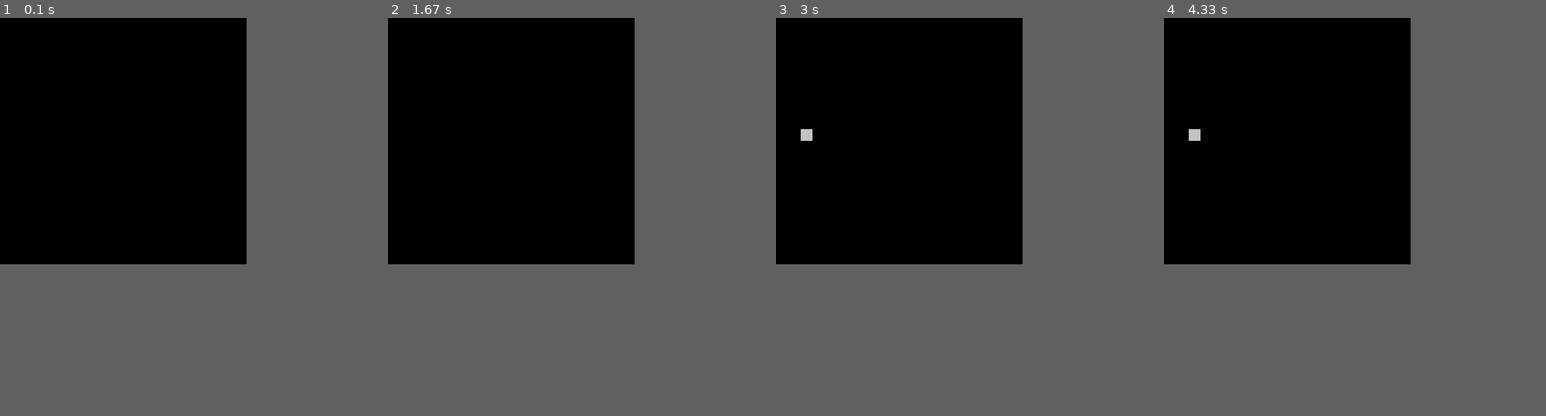
Above: before the commit, frames 1-4 (left to right).
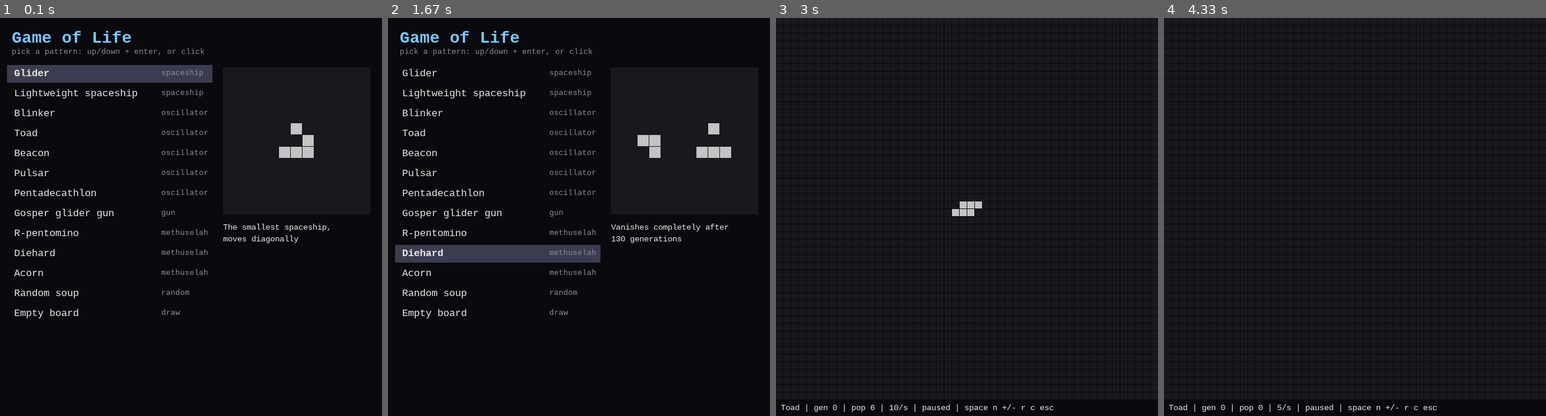
Above: after the commit, the same moments.

Repository: torresnelson/pygame
Game: pygame game, started from src/game_of_life/game_of_life.py
Two runs of this game, one before a commit and one after it. Both use one fixed random seed, a clock stepped at 60 frames per second and the inputs below.
Inputs (mouse positions are in pixels of both pictures, inside the frame that each line leads up to):
- Up to frame 1 (0.1 s): no input
- Up to frame 2 (1.67 s): tap Enter at 0.33 s; hold Space 0.67-1.13 s; move the mouse to (475, 228) at 0.7 s; tap J at 0.73, 1.03, 1.57 s; tap K at 0.82 s; tap + at 1.17 s; hold Esc from 1.5 s (still down); move the mouse to (552, 232) at 1.53 s
- Up to frame 3 (3 s): tap J at 1.87, 2.4, 2.7 s; release Esc at 1.97 s; press the mouse at (1089, 81) at 2.03 s; move the mouse to (1009, 181) at 2.13 s; release the mouse at (932, 280) at 2.27 s; hold Up 2.33-2.8 s; move the mouse to (913, 69) at 2.37 s; click (802, 133) at 2.88 s, where only the run after the commit has a clickable "Toad"
- Up to frame 4 (4.33 s): press the mouse at (1477, 81) at 3.2 s; move the mouse to (1488, 105) at 3.3 s; release the mouse at (1496, 129) at 3.43 s; hold N 3.5-3.8 s; tap J at 3.57, 3.9 s; hold - 3.83-4.13 s; tap C at 4.17 s
In our replay, the window is 419x419 before the commit and 649x677 after it. These sizes can differ from the game's own. Grey fills any space a smaller window leaves; there, only what the larger window draws over its background counts as a difference.

The runs differ from the first frame. In frame 1, 7.9% of the frame differs, in the area x 1-87%, y 3-76%; in frame 2, 8.1%; in frame 3, 34%, in the area x 0-73%, y 0-99%; in frame 4, 34%.

Commit message:
Add a pattern picker to the game of life
- Add `src/game_of_life/patterns.py` with a catalogue of classic
  patterns (glider, LWSS, blinker, toad, beacon, pulsar,
  pentadecathlon, Gosper glider gun, R-pentomino, diehard, acorn),
  random soup and empty board, plus `parse`, `place` and `build`
- Add a start screen to pick a pattern with keys or mouse, showing
  a live preview and description
- Grow the board to 50x50 so the glider gun fits
- Add board controls: step once, speed, reload, clear and back to
  the picker; show generation, population and speed in a status bar
- Add `tests/test_patterns.py` checking populations, oscillator
  periods, spaceship movement, gun output and diehard lifetime
- Document the new controls in README

Co-Authored-By: Claude Opus 5.5 <noreply@anthropic.com>

Diff:
--- a/src/game_of_life/game_of_life.py
+++ b/src/game_of_life/game_of_life.py
@@ -1,59 +1,209 @@
-'''Click cells to toggle them, press space to run/pause the simulation.'''
+'''Conway's Game of Life with a pattern picker.
+
+Start screen: up/down (or click) to pick a pattern, enter to load it.
+Board: space run/pause, n step once, click toggles cells while paused,
++/- speed, r reload pattern, c clear, esc back to the pattern picker.
+'''
+
+import sys
+from functools import cache
 
 import pygame
 from life import Cell, cell_at, next_generation, toggle
-
-BACKGROUND = (0, 0, 0)
-DEAD_CELL = (0, 0, 0)
+from patterns import CATALOGUE, Pattern, build
+
+BACKGROUND = (10, 10, 14)
+DEAD_CELL = (24, 24, 30)
 ALIVE_CELL = (195, 195, 195)
+HIGHLIGHT = (60, 60, 80)
+ACCENT = (120, 200, 255)
+TEXT = (230, 230, 230)
+MUTED = (140, 140, 150)
 
 # Can change those if you want
-AMOUNT = 20
-SIZE = 20
+AMOUNT = 50
+SIZE = 12
 GAP = 1
-FPS = 2
-
-DISPLAY_SIZE = (AMOUNT * SIZE + (AMOUNT - 1) * GAP,) * 2
-
-
-def draw(display: pygame.Surface, cells: set[Cell]) -> None:
+SPEEDS = (1, 2, 5, 10, 20, 30, 60)
+DEFAULT_SPEED = 3  # index into SPEEDS -> 10 generations per second
+
+BOARD_SIZE = AMOUNT * SIZE + (AMOUNT - 1) * GAP
+STATUS_HEIGHT = 28
+DISPLAY_SIZE = (BOARD_SIZE, BOARD_SIZE + STATUS_HEIGHT)
+
+MENU_TOP = 84
+MENU_ROW = 34
+PREVIEW = pygame.Rect(BOARD_SIZE - 270, MENU_TOP, 250, 250)
+
+
+@cache
+def get_font(size: int, bold: bool = False) -> pygame.font.Font:
+    return pygame.font.SysFont('monospace', size, bold=bold)
+
+
+def text(display: pygame.Surface, value: str, pos: tuple[int, int], size: int = 16,
+         color: tuple = TEXT, bold: bool = False) -> None:
+    display.blit(get_font(size, bold).render(value, True, color), pos)
+
+
+def quit_game() -> None:
+    pygame.quit()
+    sys.exit()
+
+
+# -- pattern picker ----------------------------------------------------------
+
+
+def menu_index_at(pos: tuple[int, int]) -> int | None:
+    x, y = pos
+    index = (y - MENU_TOP) // MENU_ROW
+    if x < PREVIEW.left - 10 and y >= MENU_TOP and 0 <= index < len(CATALOGUE):
+        return index
+    return None
+
+
+def draw_preview(display: pygame.Surface, pattern: Pattern) -> None:
+    pygame.draw.rect(display, DEAD_CELL, PREVIEW)
+    cells = pattern.cells
+    if not cells:
+        label = 'random' if pattern.kind == 'random' else 'empty'
+        text(display, label, (PREVIEW.centerx - 30, PREVIEW.centery - 8), color=MUTED)
+        return
+    height, width = pattern.size
+    cell = max(2, min(20, (PREVIEW.width - 20) // max(height, width)))
+    left = PREVIEW.centerx - width * cell // 2
+    top = PREVIEW.centery - height * cell // 2
+    for r, c in cells:
+        pygame.draw.rect(display, ALIVE_CELL, (left + c * cell, top + r * cell, cell - 1, cell - 1))
+
+
+def draw_menu(display: pygame.Surface, selected: int) -> None:
+    display.fill(BACKGROUND)
+    text(display, 'Game of Life', (20, 18), 28, ACCENT, bold=True)
+    text(display, 'pick a pattern: up/down + enter, or click', (20, 50), 13, MUTED)
+    for i, pattern in enumerate(CATALOGUE):
+        y = MENU_TOP + i * MENU_ROW
+        if i == selected:
+            pygame.draw.rect(display, HIGHLIGHT, (12, y - 4, PREVIEW.left - 30, MENU_ROW - 4))
+        text(display, pattern.name, (24, y), 17, TEXT, bold=i == selected)
+        text(display, pattern.kind, (24 + 250, y + 2), 13, MUTED)
+    pattern = CATALOGUE[selected]
+    draw_preview(display, pattern)
+    words, line, lines = pattern.description.split(), '', []
+    for word in words:
+        if len(line) + len(word) > 28:
+            lines.append(line)
+            line = ''
+        line += word + ' '
+    lines.append(line)
+    for i, value in enumerate(lines):
+        text(display, value.strip(), (PREVIEW.left, PREVIEW.bottom + 14 + i * 20), 14, TEXT)
+    pygame.display.update()
+
+
+def pick_pattern(display: pygame.Surface, selected: int) -> int:
+    '''Show the picker until a pattern is chosen; return its index.'''
+    clock = pygame.time.Clock()
+    while True:
+        for event in pygame.event.get():
+            if event.type == pygame.QUIT:
+                quit_game()
+            if event.type == pygame.KEYDOWN:
+                if event.key in (pygame.K_UP, pygame.K_k):
+                    selected = (selected - 1) % len(CATALOGUE)
+                elif event.key in (pygame.K_DOWN, pygame.K_j):
+                    selected = (selected + 1) % len(CATALOGUE)
+                elif event.key in (pygame.K_RETURN, pygame.K_KP_ENTER, pygame.K_SPACE):
+                    return selected
+                elif event.key == pygame.K_ESCAPE:
+                    quit_game()
+            if event.type == pygame.MOUSEMOTION:
+                index = menu_index_at(event.pos)
+                if index is not None:
+                    selected = index
+            if event.type == pygame.MOUSEBUTTONDOWN and event.button == 1:
+                index = menu_index_at(event.pos)
+                if index is not None:
+                    return index
+        draw_menu(display, selected)
+        clock.tick(60)
+
+
+# -- board -----------------------------------------------------------------
+
+
+def draw_board(display: pygame.Surface, cells: set[Cell], status: str) -> None:
     display.fill(BACKGROUND)
     for row in range(AMOUNT):
         for column in range(AMOUNT):
             color = ALIVE_CELL if (row, column) in cells else DEAD_CELL
             rect = (column * (SIZE + GAP), row * (SIZE + GAP), SIZE, SIZE)
             pygame.draw.rect(display, color, rect)
+    text(display, status, (8, BOARD_SIZE + 6), 14, TEXT)
     pygame.display.update()
 
 
-def main(display: pygame.Surface) -> None:
+def play(display: pygame.Surface, pattern: Pattern) -> None:
+    '''Run the board for `pattern`; returns when the player goes back to the picker.'''
     clock = pygame.time.Clock()
-    cells: set[Cell] = set()
+    cells = build(pattern, AMOUNT, AMOUNT)
+    generation = 0
     running = False
+    speed = DEFAULT_SPEED
+    last_step = 0
 
     while True:
+        step_once = False
         for event in pygame.event.get():
             if event.type == pygame.QUIT:
-                return
-            if event.type == pygame.MOUSEBUTTONDOWN and not running:
+                quit_game()
+            if event.type == pygame.MOUSEBUTTONDOWN and event.button == 1 and not running:
                 cell = cell_at(*event.pos, SIZE, GAP, AMOUNT)
                 if cell is not None:
                     cells = toggle(cells, cell)
-            if event.type == pygame.KEYDOWN and event.key == pygame.K_SPACE:
+            if event.type != pygame.KEYDOWN:
+                continue
+            if event.key == pygame.K_SPACE:
                 running = not running and bool(cells)
-
-        if running:
+            elif event.key == pygame.K_n and not running:
+                step_once = True
+            elif event.key in (pygame.K_PLUS, pygame.K_EQUALS, pygame.K_KP_PLUS):
+                speed = min(len(SPEEDS) - 1, speed + 1)
+            elif event.key in (pygame.K_MINUS, pygame.K_KP_MINUS):
+                speed = max(0, speed - 1)
+            elif event.key == pygame.K_r:
+                cells, generation, running = build(pattern, AMOUNT, AMOUNT), 0, False
+            elif event.key == pygame.K_c:
+                cells, generation, running = set(), 0, False
+            elif event.key == pygame.K_ESCAPE:
+                return
+
+        now = pygame.time.get_ticks()
+        due = running and now - last_step >= 1000 / SPEEDS[speed]
+        if due or step_once:
             cells = next_generation(cells, AMOUNT, AMOUNT)
-            # Everything died: go back to editing instead of quitting.
-            running = bool(cells)
-
-        draw(display, cells)
-        # Edit at full speed, simulate at FPS generations per second.
-        clock.tick(FPS if running else 60)
+            generation += 1
+            last_step = now
+            # Everything died: go back to editing instead of running empty.
+            running = running and bool(cells)
+
+        state = 'running' if running else 'paused'
+        status = (
+            f'{pattern.name} | gen {generation} | pop {len(cells)} | '
+            f'{SPEEDS[speed]}/s | {state} | space n +/- r c esc'
+        )
+        draw_board(display, cells, status)
+        clock.tick(60)
+
+
+def main(display: pygame.Surface) -> None:
+    selected = 0
+    while True:
+        selected = pick_pattern(display, selected)
+        play(display, CATALOGUE[selected])
 
 
 if __name__ == '__main__':
     pygame.init()
     pygame.display.set_caption('Game of life')
     main(pygame.display.set_mode(DISPLAY_SIZE))
-    pygame.quit()
--- /dev/null
+++ b/src/game_of_life/patterns.py
@@ -0,0 +1,148 @@
+'''Catalogue of well-known Game of Life patterns (pure, no pygame).
+
+Patterns are written as plaintext grids: 'O' is a live cell, '.' is dead.
+'''
+
+import random
+from dataclasses import dataclass
+
+from life import Cell
+
+
+@dataclass(frozen=True)
+class Pattern:
+    name: str
+    kind: str
+    description: str
+    rows: tuple[str, ...] = ()
+
+    @property
+    def cells(self) -> set[Cell]:
+        return parse(self.rows)
+
+    @property
+    def size(self) -> tuple[int, int]:
+        '''(height, width) of the pattern's bounding box.'''
+        return len(self.rows), max((len(row) for row in self.rows), default=0)
+
+
+def parse(rows: tuple[str, ...] | list[str]) -> set[Cell]:
+    return {(r, c) for r, row in enumerate(rows) for c, char in enumerate(row) if char == 'O'}
+
+
+def place(pattern_cells: set[Cell], rows: int, columns: int) -> set[Cell]:
+    '''Centre `pattern_cells` on a `rows` x `columns` board, clipping what falls outside.'''
+    if not pattern_cells:
+        return set()
+    height = max(r for r, _ in pattern_cells) + 1
+    width = max(c for _, c in pattern_cells) + 1
+    top, left = (rows - height) // 2, (columns - width) // 2
+    return {
+        (r + top, c + left)
+        for r, c in pattern_cells
+        if 0 <= r + top < rows and 0 <= c + left < columns
+    }
+
+
+def random_soup(
+    rows: int, columns: int, density: float = 0.3, rng: random.Random | None = None
+) -> set[Cell]:
+    rng = rng or random.Random()
+    return {(r, c) for r in range(rows) for c in range(columns) if rng.random() < density}
+
+
+GLIDER = Pattern('Glider', 'spaceship', 'The smallest spaceship, moves diagonally', (
+    '.O.',
+    '..O',
+    'OOO',
+))
+
+LWSS = Pattern('Lightweight spaceship', 'spaceship', 'Moves left 2 cells every 4 generations', (
+    '.O..O',
+    'O....',
+    'O...O',
+    'OOOO.',
+))
+
+BLINKER = Pattern('Blinker', 'oscillator', 'Period 2, the smallest oscillator', (
+    'OOO',
+))
+
+TOAD = Pattern('Toad', 'oscillator', 'Period 2', (
+    '.OOO',
+    'OOO.',
+))
+
+BEACON = Pattern('Beacon', 'oscillator', 'Period 2, two blocks blinking at the corner', (
+    'OO..',
+    'OO..',
+    '..OO',
+    '..OO',
+))
+
+PULSAR = Pattern('Pulsar', 'oscillator', 'Period 3, the most common big oscillator', (
+    '..OOO...OOO..',
+    '.............',
+    'O....O.O....O',
+    'O....O.O....O',
+    'O....O.O....O',
+    '..OOO...OOO..',
+    '.............',
+    '..OOO...OOO..',
+    'O....O.O....O',
+    'O....O.O....O',
+    'O....O.O....O',
+    '.............',
+    '..OOO...OOO..',
+))
+
+PENTADECATHLON = Pattern('Pentadecathlon', 'oscillator', 'Period 15', (
+    '..O....O..',
+    'OO.OOOO.OO',
+    '..O....O..',
+))
+
+GOSPER_GUN = Pattern('Gosper glider gun', 'gun', 'Fires a new glider every 30 generations', (
+    '........................O...........',
+    '......................O.O...........',
+    '............OO......OO............OO',
+    '...........O...O....OO............OO',
+    'OO........O.....O...OO..............',
+    'OO........O...O.OO....O.O...........',
+    '..........O.....O.......O...........',
+    '...........O...O....................',
+    '............OO......................',
+))
+
+R_PENTOMINO = Pattern('R-pentomino', 'methuselah', 'Stays chaotic for 1103 generations', (
+    '.OO',
+    'OO.',
+    '.O.',
+))
+
+DIEHARD = Pattern('Diehard', 'methuselah', 'Vanishes completely after 130 generations', (
+    '......O.',
+    'OO......',
+    '.O...OOO',
+))
+
+ACORN = Pattern('Acorn', 'methuselah', '7 cells that grow for 5206 generations', (
+    '.O.....',
+    '...O...',
+    'OO..OOO',
+))
+
+RANDOM = Pattern('Random soup', 'random', 'Fill 30% of the board at random')
+EMPTY = Pattern('Empty board', 'draw', 'Draw your own cells with the mouse')
+
+CATALOGUE: tuple[Pattern, ...] = (
+    GLIDER, LWSS, BLINKER, TOAD, BEACON, PULSAR, PENTADECATHLON,
+    GOSPER_GUN, R_PENTOMINO, DIEHARD, ACORN, RANDOM, EMPTY,
+)
+
+
+def build(pattern: Pattern, rows: int, columns: int, rng: random.Random | None = None) -> set[Cell]:
+    '''Initial live cells for `pattern` on a `rows` x `columns` board.'''
+    if pattern is RANDOM:
+        return random_soup(rows, columns, rng=rng)
+    return place(pattern.cells, rows, columns)
--- /dev/null
+++ b/tests/test_patterns.py
@@ -0,0 +1,114 @@
+import random
+
+import pytest
+from life import Cell, next_generation
+from patterns import (
+    ACORN,
+    BEACON,
+    BLINKER,
+    CATALOGUE,
+    DIEHARD,
+    EMPTY,
+    GLIDER,
+    GOSPER_GUN,
+    LWSS,
+    PENTADECATHLON,
+    PULSAR,
+    R_PENTOMINO,
+    RANDOM,
+    TOAD,
+    Pattern,
+    build,
+    parse,
+    place,
+)
+
+BIG = 120
+
+
+def run(cells: set[Cell], generations: int, size: int = BIG) -> set[Cell]:
+    for _ in range(generations):
+        cells = next_generation(cells, size, size)
+    return cells
+
+
+def normalise(cells: set[Cell]) -> set[Cell]:
+    top = min(r for r, _ in cells)
+    left = min(c for _, c in cells)
+    return {(r - top, c - left) for r, c in cells}
+
+
+def centred(pattern: Pattern) -> set[Cell]:
+    return build(pattern, BIG, BIG)
+
+
+def test_parse() -> None:
+    assert parse(('.O.', '..O', 'OOO')) == {(0, 1), (1, 2), (2, 0), (2, 1), (2, 2)}
+
+
+@pytest.mark.parametrize(
+    ('pattern', 'population'),
+    [
+        (GLIDER, 5), (LWSS, 9), (BLINKER, 3), (TOAD, 6), (BEACON, 8), (PULSAR, 48),
+        (PENTADECATHLON, 12), (GOSPER_GUN, 36), (R_PENTOMINO, 5), (DIEHARD, 7), (ACORN, 7),
+    ],
+)
+def test_known_populations(pattern: Pattern, population: int) -> None:
+    assert len(pattern.cells) == population
+
+
+def test_catalogue_names_are_unique_and_described() -> None:
+    names = [p.name for p in CATALOGUE]
+    assert len(names) == len(set(names))
+    assert all(p.description for p in CATALOGUE)
+
+
+def test_place_centres_and_clips() -> None:
+    assert place({(0, 0)}, 11, 11) == {(5, 5)}
+    assert place(GLIDER.cells, 3, 3) == GLIDER.cells
+    assert len(place(GOSPER_GUN.cells, 5, 5)) < len(GOSPER_GUN.cells)
+    assert place(set(), 10, 10) == set()
+
+
+@pytest.mark.parametrize(
+    ('pattern', 'period'),
+    [(BLINKER, 2), (TOAD, 2), (BEACON, 2), (PULSAR, 3), (PENTADECATHLON, 15)],
+)
+def test_oscillators_have_their_period(pattern: Pattern, period: int) -> None:
+    start = centred(pattern)
+    assert run(start, period) == start
+    assert all(run(start, n) != start for n in range(1, period))
+
+
+def test_glider_moves_one_cell_diagonally_every_4_generations() -> None:
+    start = centred(GLIDER)
+    assert run(start, 4) == {(r + 1, c + 1) for r, c in start}
+
+
+def test_lwss_moves_two_cells_left_every_4_generations() -> None:
+    start = centred(LWSS)
+    assert run(start, 4) == {(r, c - 2) for r, c in start}
+
+
+def test_gosper_gun_fires_one_glider_every_30_generations() -> None:
+    start = centred(GOSPER_GUN)
+    populations = [len(run(start, 30 * k)) for k in range(4)]
+    assert [b - a for a, b in zip(populations, populations[1:], strict=False)] == [5, 5, 5]
+
+
+def test_diehard_vanishes_after_130_generations() -> None:
+    cells = run(centred(DIEHARD), 129)
+    assert cells
+    assert next_generation(cells, BIG, BIG) == set()
+
+
+def test_r_pentomino_is_not_static() -> None:
+    start = centred(R_PENTOMINO)
+    assert normalise(run(start, 50)) != normalise(start)
+
+
+def test_random_soup_and_empty() -> None:
+    soup = build(RANDOM, 20, 20, random.Random(1))
+    assert 60 < len(soup) < 180
+    assert all(0 <= r < 20 and 0 <= c < 20 for r, c in soup)
+    assert build(EMPTY, 20, 20) == set()
Not shown, changed: README.md
